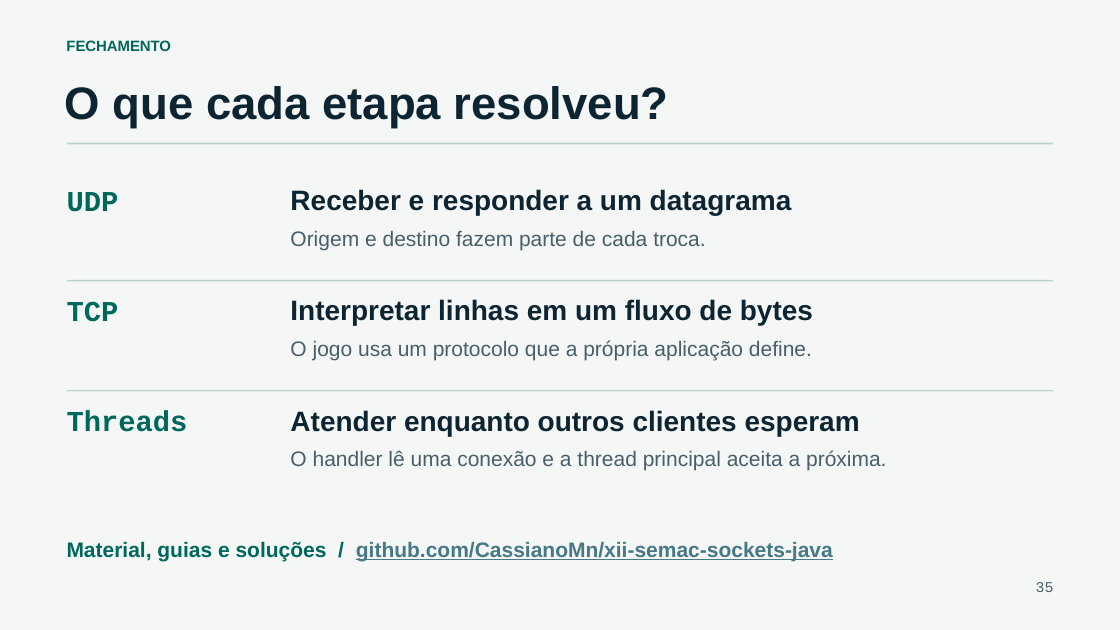
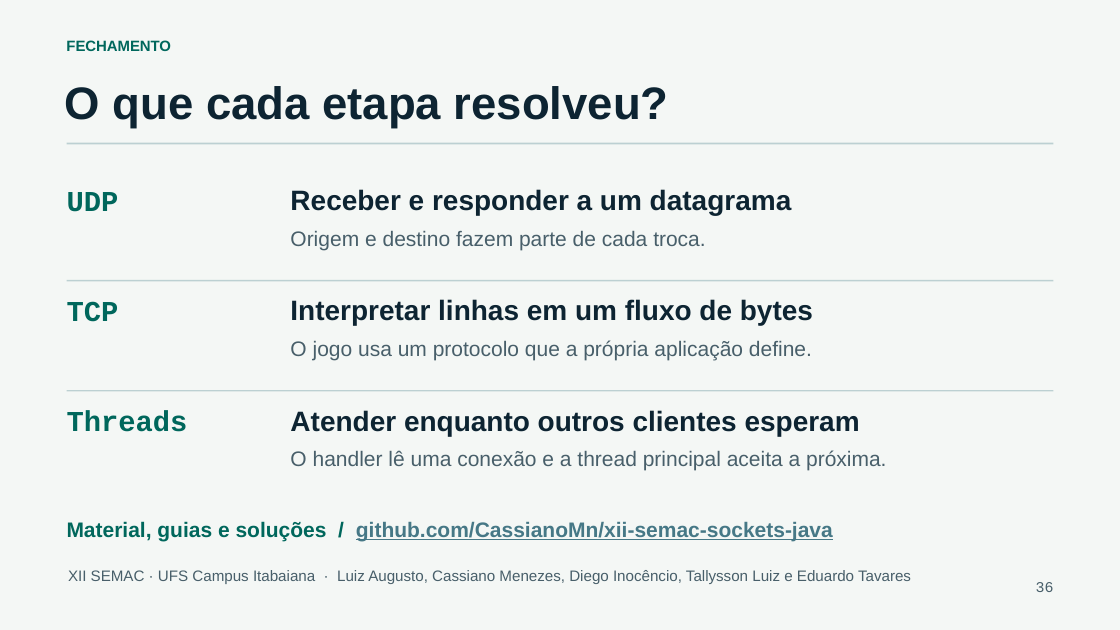
Before and after one commit to CassianoMn/xii-semac-sockets-java, a slide deck: slide 36 of slides/programacao-com-sockets-em-java.pptx (slide 35 before the commit). Drawn at 1120x630 pixels with LibreOffice and Linux fonts; fonts in the diff are those of the drawing. Boxes give left, top, right and bottom in pixels: in the first picture for what was removed or moved away, otherwise in the second. Text is boxed around its words. In the diff, an @@ line names an element or a change of style, - is before the commit and + after.

```diff
--- a/slides/programacao-com-sockets-em-java.pptx
+++ b/slides/programacao-com-sockets-em-java.pptx
@@ text "Material, guias e soluções / ...": place and size @@
-text "Material, guias e soluções / ..." at bbox=[67, 541, 833, 561]
+text "Material, guias e soluções / ..." at bbox=[67, 521, 833, 541]
@@ text added at bbox=[68, 570, 911, 584], 13 pt, text #485F6A @@
+XII SEMAC · UFS Campus Itabaiana · Luiz Augusto, Cassiano Menezes, Diego Inocêncio, Tallysson Luiz e Eduardo Tavares
```
Also in this commit, not shown: 29 other slides changed, 1 slide added, 8 other files.
